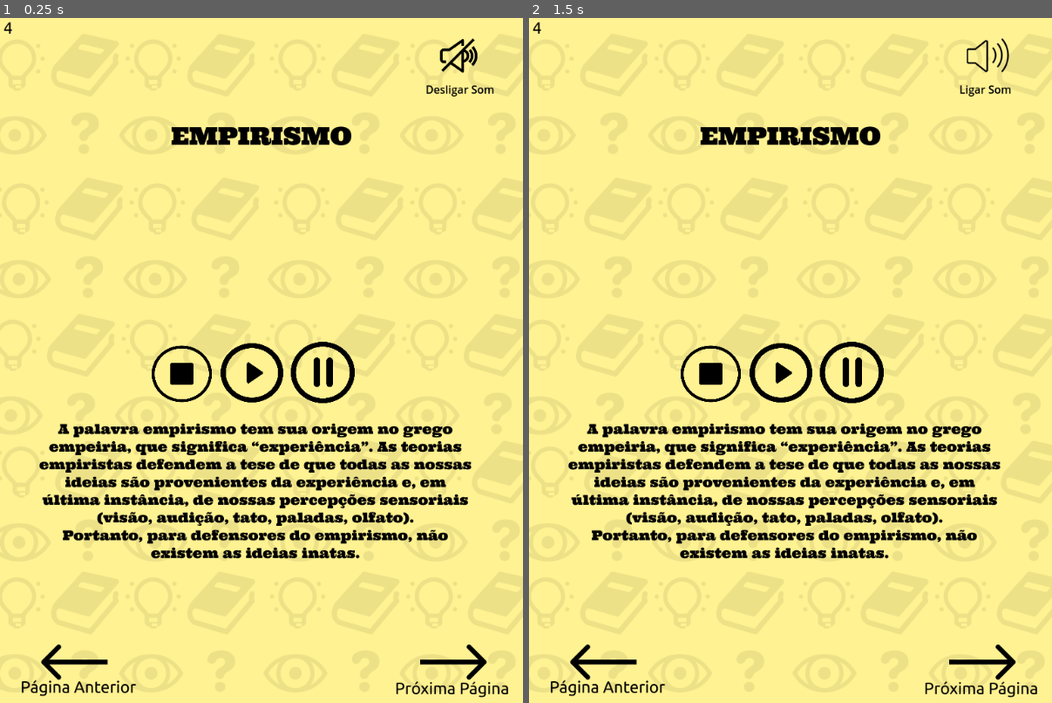
Above: before the commit, frames 1-2 (left to right).
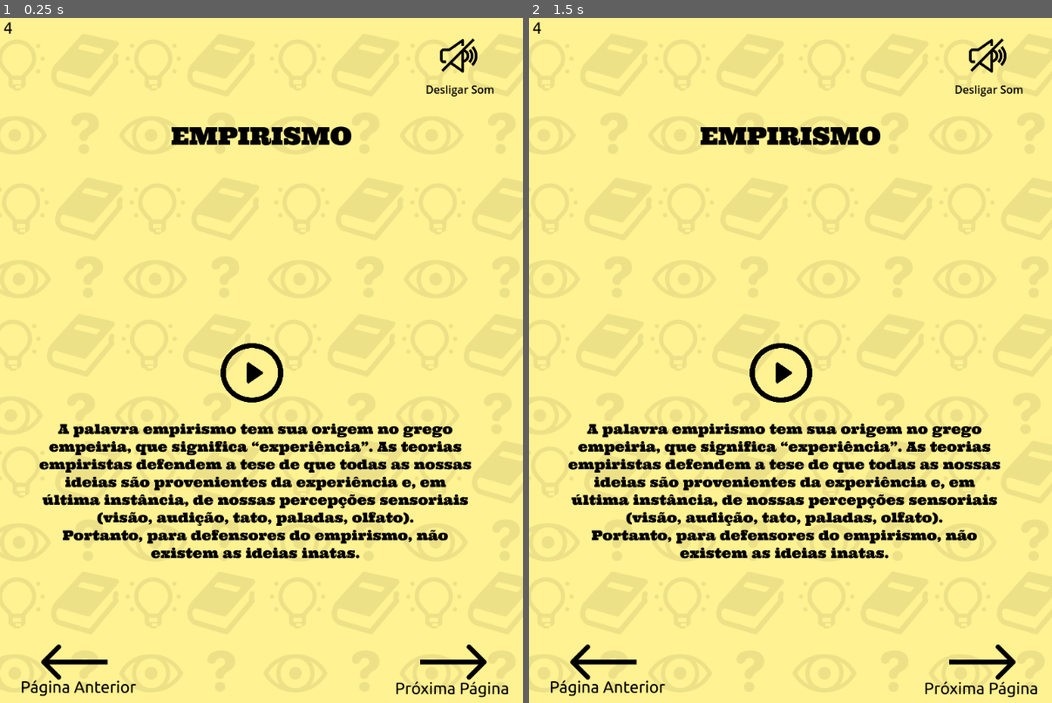
Above: after the commit, the same moments.

Repository: sandrovscarneiro/livro-interativo
Game: Godot game, scene res://cenas/pagina_4.tscn
Same seed, same stepped clock (60 frames per second), same inputs: the game is played once before the commit and once after it. This scene is started directly instead of the project's main scene. Sound files missing from this copy of the repository are replaced by a short silence.
Inputs:
- Up to frame 1 (0.25 s): no input
- Up to frame 2 (1.5 s): tap Enter at 0.5 s

The runs differ from the first frame. In frame 1, 0.7% of the frame differs, in the area x 29-68%, y 47-57%; in frame 2, 1.1%, in the area x 29-95%, y 2-57%.

Commit message:
adição de objetos 3d

Diff:
--- a/cenas/pagina_4.tscn
+++ b/cenas/pagina_4.tscn
@@ -10,9 +10,7 @@
 [ext_resource type="Script" uid="uid://s1xo5kem3d4k" path="res://scripts/btn_pag_anterior.gd" id="7_a4um2"]
 [ext_resource type="Script" uid="uid://d2187rgv385j5" path="res://scripts/audio_stream_player.gd" id="7_o662s"]
 [ext_resource type="Script" uid="uid://bjkmje3okkyxo" path="res://scripts/video_stream_player.gd" id="10_q8mvo"]
-[ext_resource type="Texture2D" uid="uid://c0o435n1kqd3s" path="res://assets/imagens/btn_pause.png" id="10_v7gu1"]
 [ext_resource type="Texture2D" uid="uid://bwnyxb54s3fee" path="res://assets/imagens/btn_play.png" id="11_q8mvo"]
-[ext_resource type="Texture2D" uid="uid://q5mci3rn8n7o" path="res://assets/imagens/btn_stop.png" id="13_2bu0c"]
 
 [sub_resource type="VideoStreamTheora" id="VideoStreamTheora_kimfi"]
 file = "res://assets/videos/empirismo-video.ogg"
@@ -62,27 +60,14 @@
 stream = SubResource("VideoStreamTheora_kimfi")
 script = ExtResource("10_q8mvo")
 
-[node name="btn_pause" type="TouchScreenButton" parent="."]
-position = Vector2(427.00003, 475)
-scale = Vector2(0.18359375, 0.17578124)
-texture_normal = ExtResource("10_v7gu1")
-
 [node name="btn_play" type="TouchScreenButton" parent="."]
 position = Vector2(324, 477)
 scale = Vector2(0.1796875, 0.16992188)
 texture_normal = ExtResource("11_q8mvo")
 
-[node name="btn_stop" type="TouchScreenButton" parent="."]
-position = Vector2(219.00002, 477)
-scale = Vector2(0.1875, 0.17578125)
-texture_normal = ExtResource("13_2bu0c")
-
 [connection signal="pressed" from="btn_prox_pagina" to="btn_prox_pagina" method="_on_pressed"]
 [connection signal="pressed" from="btn_som" to="btn_som" method="_on_pressed"]
 [connection signal="pressed" from="btn_som" to="AudioStreamPlayer" method="_on_btn_som_pressed"]
-[connection signal="finished" from="AudioStreamPlayer" to="btn_som" method="_on_audio_stream_player_finished"]
 [connection signal="ready" from="AudioStreamPlayer" to="AudioStreamPlayer" method="_on_ready"]
 [connection signal="pressed" from="btn_pag_anterior" to="btn_pag_anterior" method="_on_pressed"]
-[connection signal="pressed" from="btn_pause" to="VideoStreamPlayer" method="_on_btn_pause_pressed"]
 [connection signal="pressed" from="btn_play" to="VideoStreamPlayer" method="_on_btn_play_pressed"]
-[connection signal="pressed" from="btn_stop" to="VideoStreamPlayer" method="_on_btn_stop_pressed"]
--- a/cenas/pagina_7.tscn
+++ b/cenas/pagina_7.tscn
@@ -9,6 +9,8 @@
 [ext_resource type="Script" uid="uid://ealxwk1jt2js" path="res://scripts/btn_som.gd" id="5_ymvf6"]
 [ext_resource type="Script" uid="uid://d2187rgv385j5" path="res://scripts/audio_stream_player.gd" id="7_1lhl4"]
 [ext_resource type="Script" uid="uid://s1xo5kem3d4k" path="res://scripts/btn_pag_anterior.gd" id="7_fsfl7"]
+
+[sub_resource type="BoxMesh" id="BoxMesh_ymvf6"]
 
 [node name="Pagina7" type="Node2D"]
 
@@ -47,6 +49,27 @@
 script = ExtResource("7_fsfl7")
 path_pag_anterior = "res://cenas/pagina_6.tscn"
 
+[node name="SubViewportContainer" type="SubViewportContainer" parent="."]
+offset_left = 70.0
+offset_top = 223.0
+offset_right = 706.0
+offset_bottom = 499.0
+
+[node name="SubViewport" type="SubViewport" parent="SubViewportContainer"]
+size = Vector2i(636, 276)
+
+[node name="Node3D" type="Node3D" parent="SubViewportContainer/SubViewport"]
+
+[node name="Camera3D" type="Camera3D" parent="SubViewportContainer/SubViewport/Node3D"]
+transform = Transform3D(0.99901867, -0.017734326, -0.04058521, 0.031664114, 0.92668927, 0.3744919, 0.030968515, -0.3754096, 0.92634153, -0.04768634, 1.3427916, 2.1877308)
+fov = 54.22209
+
+[node name="DirectionalLight3D" type="DirectionalLight3D" parent="SubViewportContainer/SubViewport/Node3D"]
+transform = Transform3D(0.5957489, -0.30033904, 0.7449023, 0.18919292, 0.95383054, 0.2332669, -0.7805698, 0.0019617751, 0.6250655, 0, 0.68549645, -0.052994013)
+
+[node name="MeshInstance3D" type="MeshInstance3D" parent="SubViewportContainer/SubViewport/Node3D"]
+mesh = SubResource("BoxMesh_ymvf6")
+
 [connection signal="pressed" from="btn_prox_pagina" to="btn_prox_pagina" method="_on_pressed"]
 [connection signal="pressed" from="btn_som" to="btn_som" method="_on_pressed"]
 [connection signal="pressed" from="btn_som" to="AudioStreamPlayer" method="_on_btn_som_pressed"]
--- a/scripts/btn_som.gd
+++ b/scripts/btn_som.gd
@@ -13,9 +13,3 @@
 	Globals.play_sound = !Globals.play_sound
 	texture_normal = list_icons[int(Globals.play_sound)]
 	$Label.text = list_texts[int(Globals.play_sound)]
-
-
-func _on_audio_stream_player_finished() -> void:
-	Globals.play_sound = false
-	texture_normal = list_icons[int(Globals.play_sound)]
-	$Label.text = list_texts[int(Globals.play_sound)]
Not shown: 1 places in cenas/pagina_4.tscn that only renumber resources
Not shown: 1 places in cenas/pagina_7.tscn that only renumber resources
